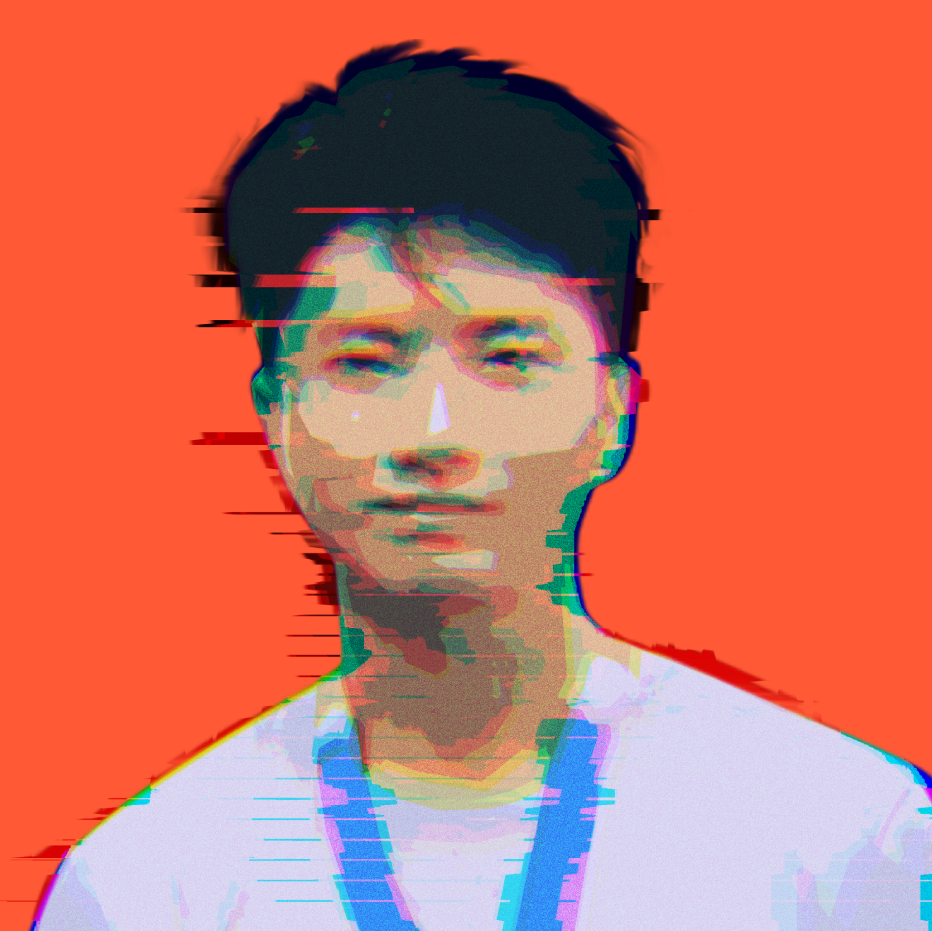
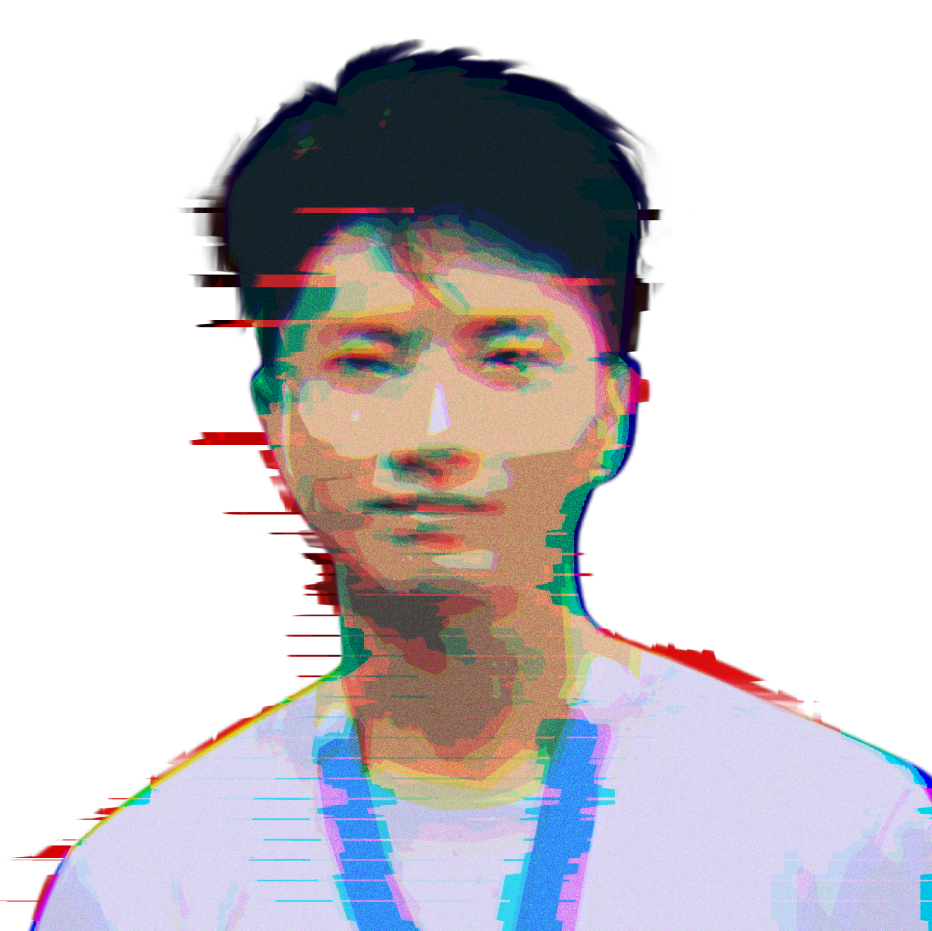
Revision of a layered 932 x 931 image; what changed, layer by layer:
pixels changed over [0, 0, 932, 931] (layer not identified)
